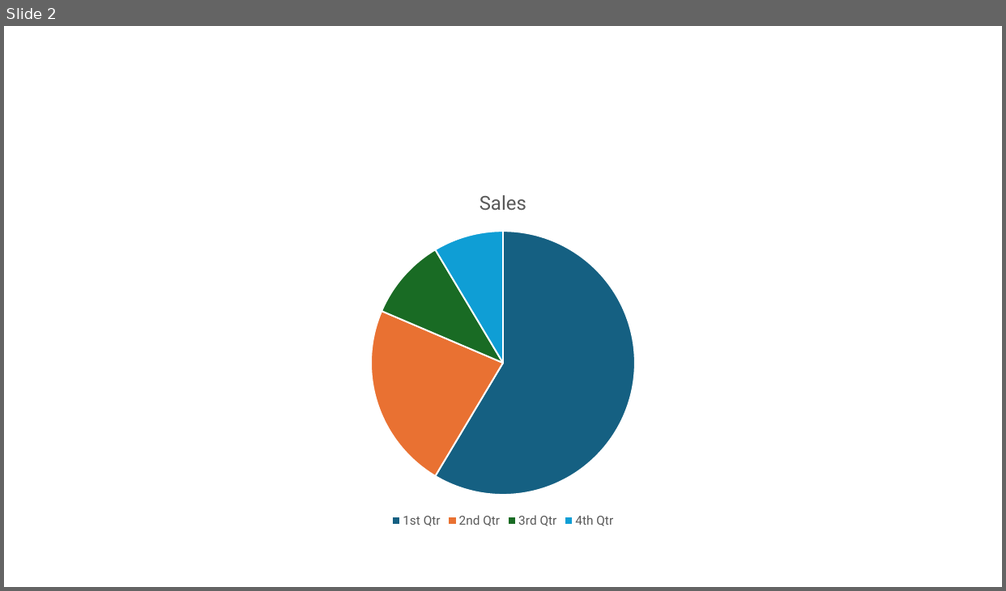
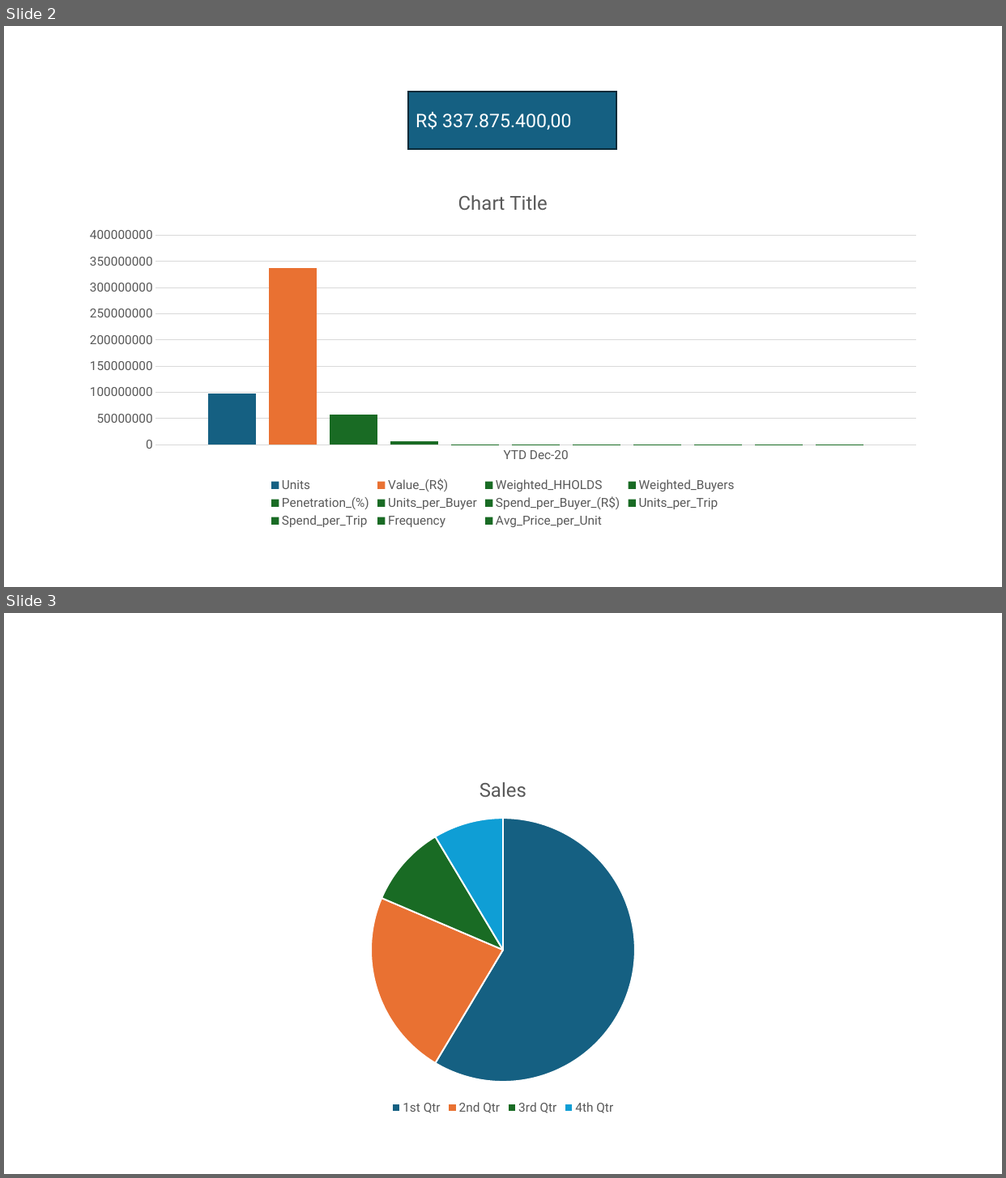
Before and after one commit to EduardoVitorInocencio/ei-beauty_sales_dashboard, a slide deck: templates/template_vendas.pptx. Shown one above the other, each under a label of ours: slide 2 before the commit, slides 2 and 3 after it. The pictures are 1006x591 and 1006x1178 pixels, drawn with LibreOffice and Linux fonts; fonts in the diff are those of the drawing. Boxes give left, top, right and bottom in pixels: in the first picture for what was removed or moved away, otherwise in the second. Text is boxed around its words. In the diff, an @@ line names an element or a change of style, - is before the commit and + after.

```diff
--- a/templates/template_vendas.pptx
+++ b/templates/template_vendas.pptx
@@ slide 2 added at (4,26,1002,587), background #FFFFFF @@
@@ rectangle added at (408,92,616,149), fill #156082, outline #092A39 1.5 pt, 18 pt, text #FFFFFF @@
+R$ 337.875.400,00
@@ column chart added at (73,176,934,532) @@
+categories: YTD Dec-20
+Units: 100000000
+Value_(R$): 340000000
+Weighted_HHOLDS: 60000000
+Weighted_Buyers: 10000000
+Penetration_(%): 0
+Units_per_Buyer: 0
+Spend_per_Buyer_(R$): 0
+Units_per_Trip: 0
+Spend_per_Trip: 0
+Frequency: 0
+Avg_Price_per_Unit: 0
@@ what was slide 2 is now slide 3 @@
```
Also in this commit, not shown: 1 other slide added, 1 slide removed, 16 other files.
